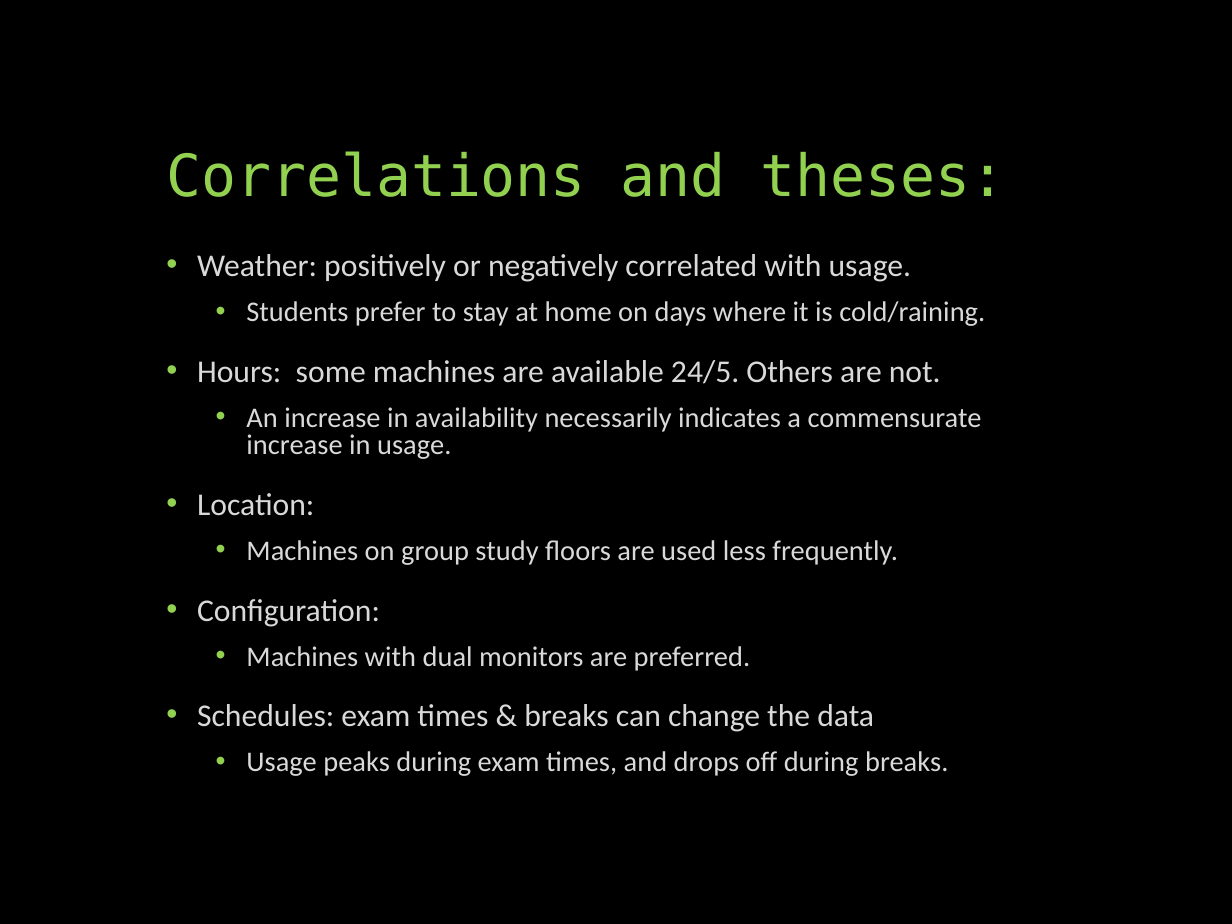
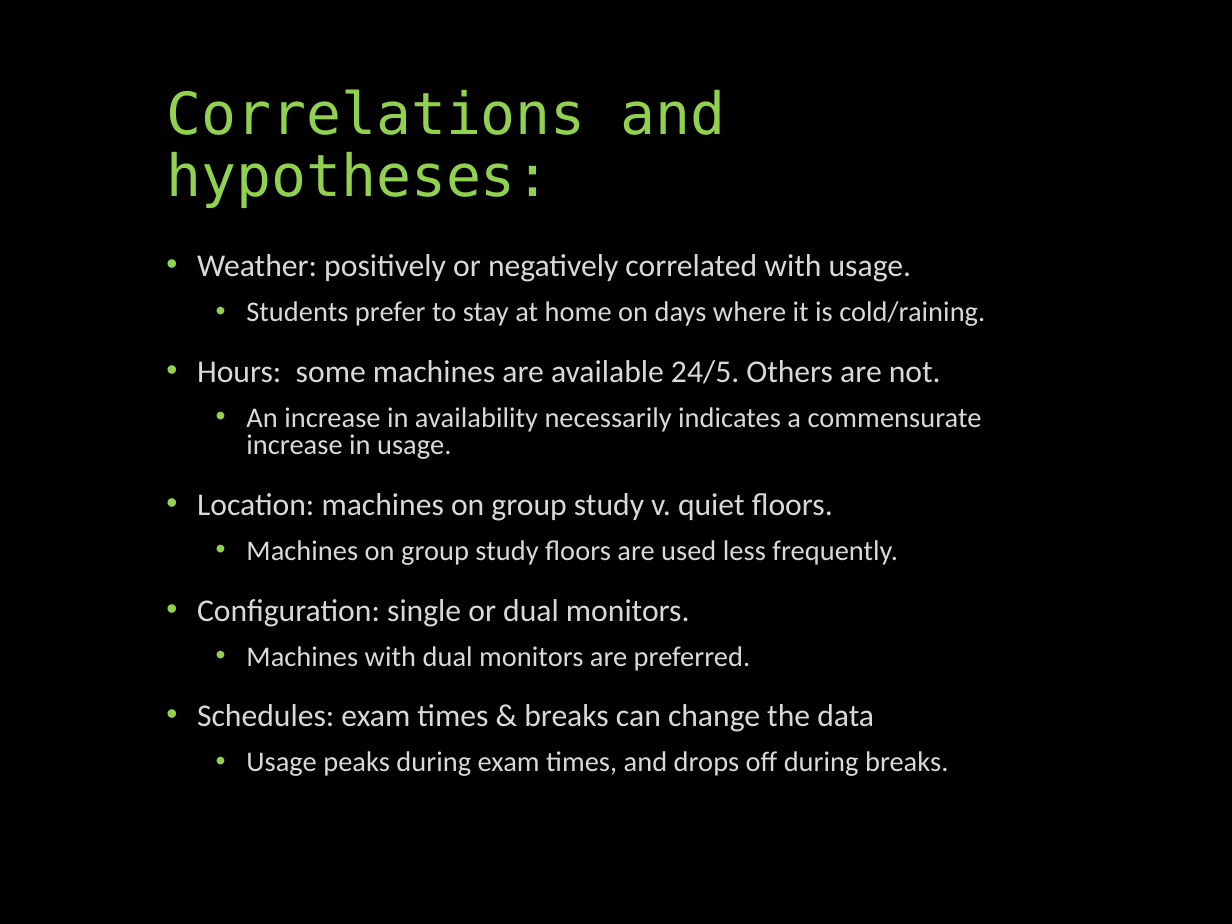
Before and after one commit to UNCG-CSE/Library-Computer-Usage-Analysis, a slide deck: slide 5 of docs/Computers in the Libraries.pptx. Drawn at 1232x924 pixels with LibreOffice and Linux fonts; fonts in the diff are those of the drawing. Boxes give left, top, right and bottom in pixels: in the first picture for what was removed or moved away, otherwise in the second. Text is boxed around its words. In the diff, an @@ line names an element or a change of style, - is before the commit and + after.

Commit message:
Slide 5 changes
Changed "theses" to "hypotheses"

```diff
--- a/docs/Computers in the Libraries.pptx
+++ b/docs/Computers in the Libraries.pptx
@@ title at <box>166,89,726,208</box>: text changed @@
-Correlations and theses:
+Correlations and hypotheses:
@@ text at <box>197,493,833,521</box>: text changed @@
-• Location:
+• Location: machines on group study v. quiet floors.
@@ text at <box>197,599,690,627</box>: text changed @@
-• Configuration:
+• Configuration: single or dual monitors.
```
